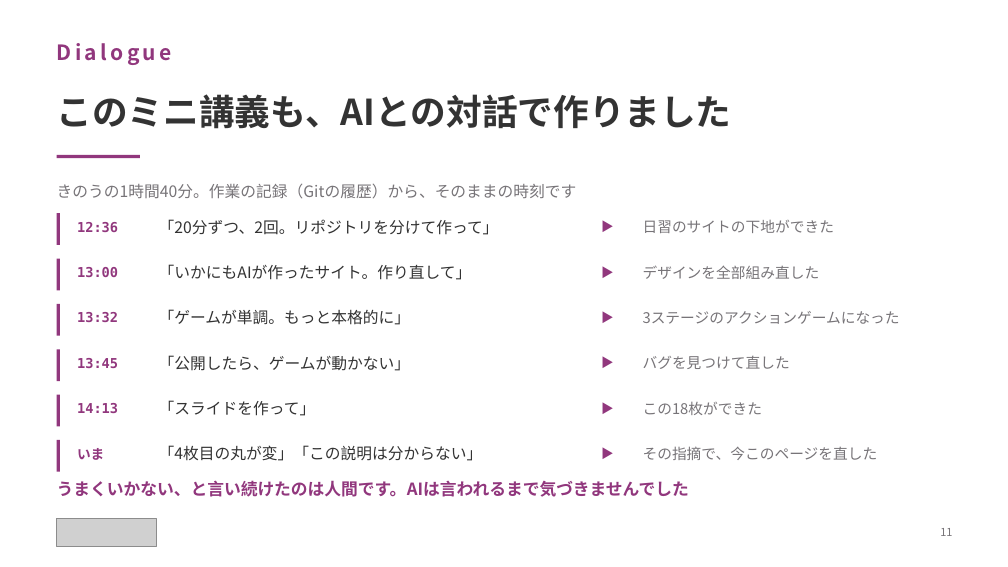
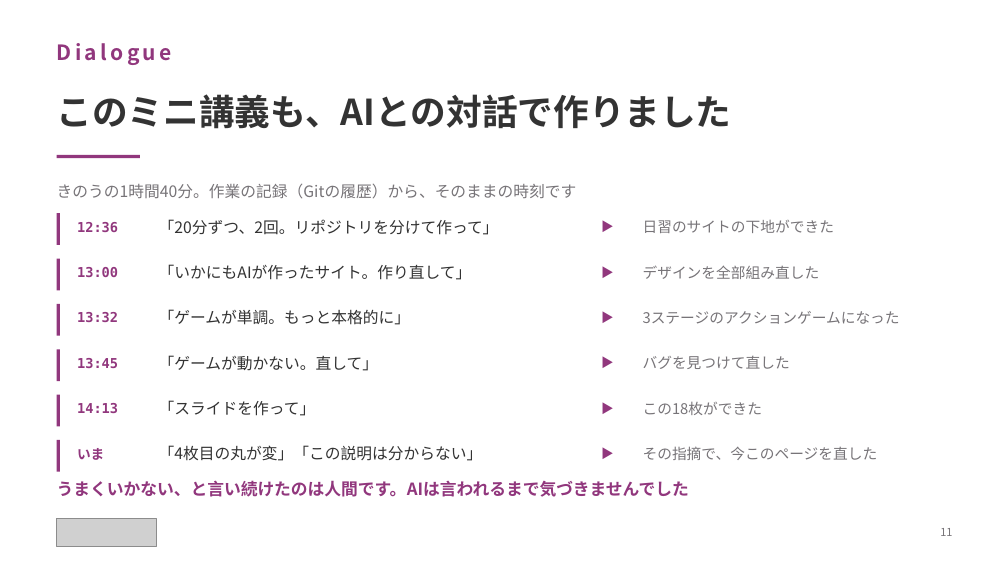
Before and after one commit to yutakaJssst/narashino-visit-1, a slide deck: slide 11 of slides/nichinara20260908.pptx. Drawn at 1008x567 pixels with LibreOffice and Linux fonts; fonts in the diff are those of the drawing; grey boxes stand for pictures. Boxes give left, top, right and bottom in pixels: in the first picture for what was removed or moved away, otherwise in the second. Text is boxed around its words. In the diff, an @@ line names an element or a change of style, - is before the commit and + after.

```diff
--- a/slides/nichinara20260908.pptx
+++ b/slides/nichinara20260908.pptx
@@ text at [159,355,379,371]: text changed @@
-「公開したら、ゲームが動かない」
+「ゲームが動かない。直して」
```
Also in this commit, not shown: 2 other slides changed, 1 other file.
